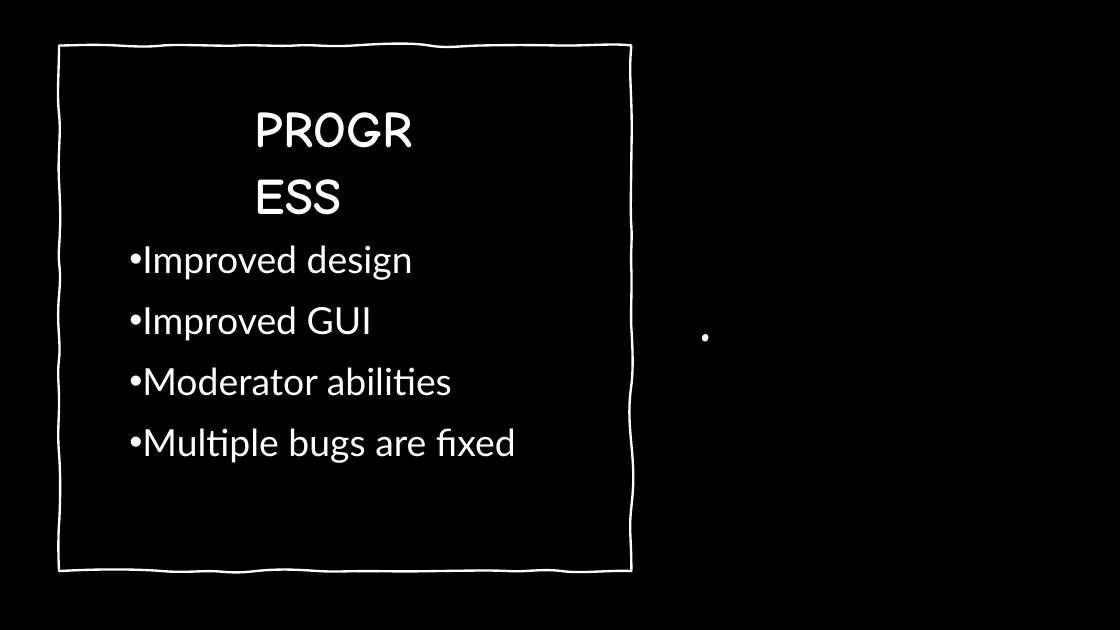
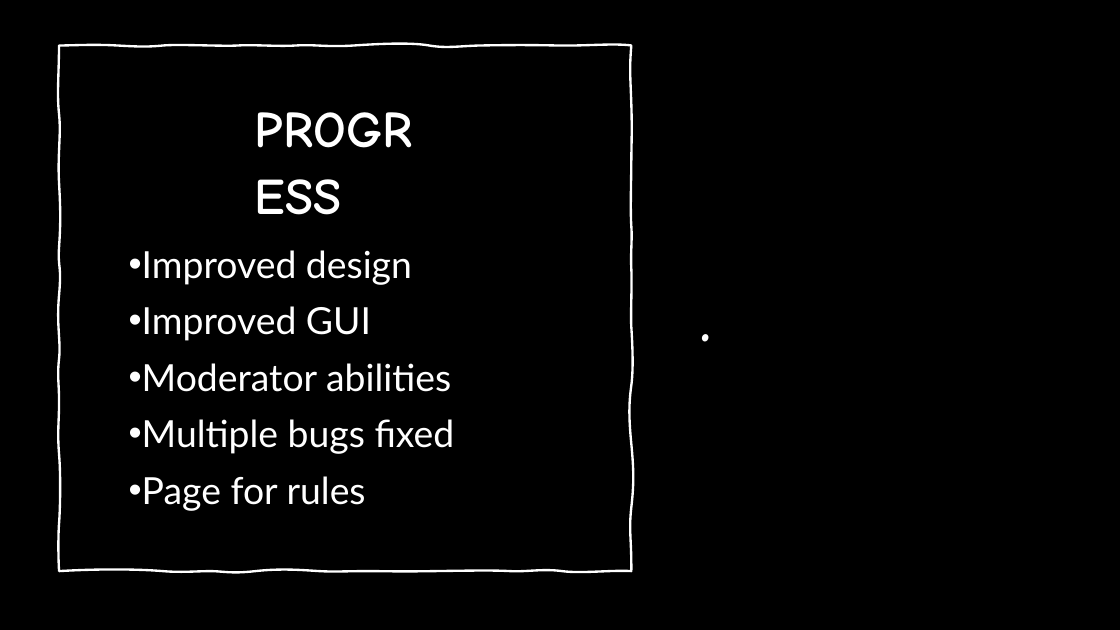
Before and after one commit to CraigChaus/Sketchy-Mine-, a slide deck: slide 3 of docs/resources/Sprint3-Presentation.pptx. Drawn at 1120x630 pixels with LibreOffice and Linux fonts; fonts in the diff are those of the drawing; background and template pictures are left out. Boxes give left, top, right and bottom in pixels: in the first picture for what was removed or moved away, otherwise in the second. Text is boxed around its words. In the diff, an @@ line names an element or a change of style, - is before the commit and + after.

```diff
--- a/docs/resources/Sprint3-Presentation.pptx
+++ b/docs/resources/Sprint3-Presentation.pptx
@@ text at <box>142,250,451,392</box>: line spacing 1.1 to 1 @@
@@ text at <box>142,419,455,511</box>: text changed @@
-• Multiple bugs are fixed
+• Multiple bugs fixed
+• Page for rules
```
Also in this commit, not shown: 1 other slide changed, 6 other files.
